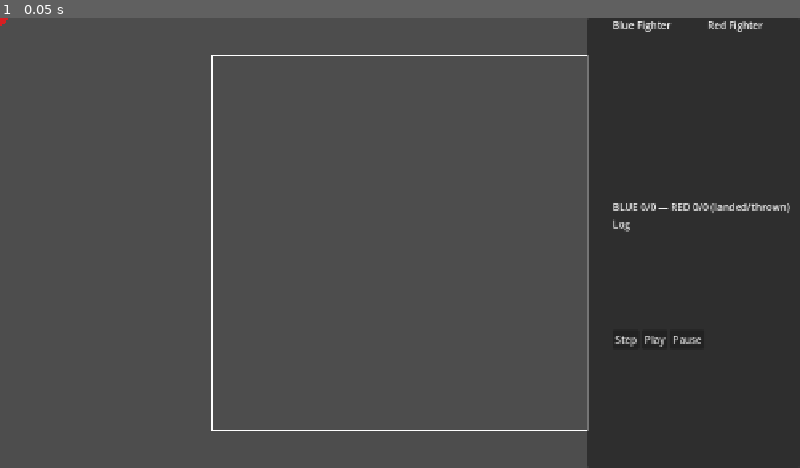
Above: before the commit, frame 1.
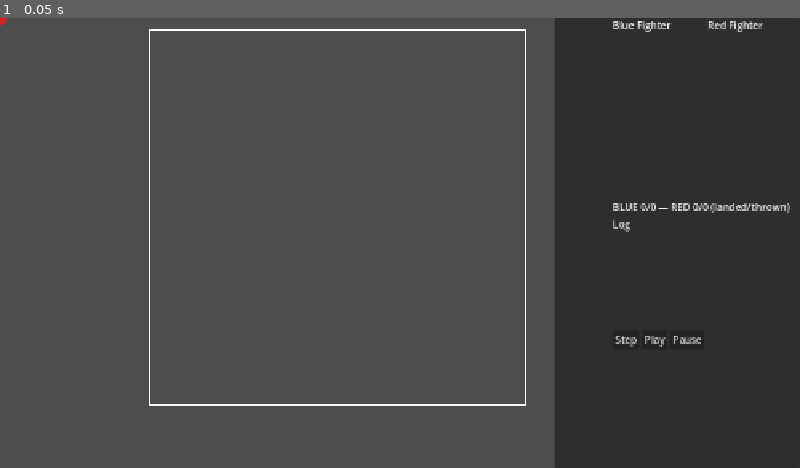
Above: after the commit, the same moment.

Repository: emeene/boxingsim-debugger
Game: Godot game, scene res://scenes/Main.tscn
Same seed, same stepped clock (60 frames per second), same inputs: the game is played once before the commit and once after it.
Inputs:
- Up to frame 1 (0.05 s): no input

The runs differ from the first frame. In frame 1, 5.2% of the frame differs, in the area x 18-74%, y 0-100%.

Commit message:
Widen debug panel and shift ring in the layout

Diff:
--- a/boxing-debugging/scenes/DebugPanel.tscn
+++ b/boxing-debugging/scenes/DebugPanel.tscn
@@ -11,7 +11,7 @@
 anchors_preset = 15
 anchor_right = 1.0
 anchor_bottom = 1.0
-offset_left = 840.0
+offset_left = 787.0
 offset_right = -100.0
 grow_horizontal = 2
 grow_vertical = 2
--- a/boxing-debugging/scripts/MatchState.gd
+++ b/boxing-debugging/scripts/MatchState.gd
@@ -6,8 +6,8 @@
 var ws_url: String = ""
 
 const RING_SCALE := 600.0 / 860.0
-const RING_OFFSET_X := (1280.0 - 600.0) / 2.0
-const RING_OFFSET_Y := (720.0 - 600.0) / 2.0
+const RING_OFFSET_X := ((1280.0 - 600.0) / 2.0) - 100
+const RING_OFFSET_Y := ((720.0 - 600.0) / 2.0) - 40
 
 func to_screen(backend_x: float, backend_y: float) -> Vector2:
 	return Vector2(
